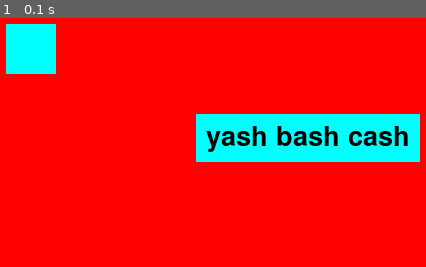
Above: before the commit, frame 1.
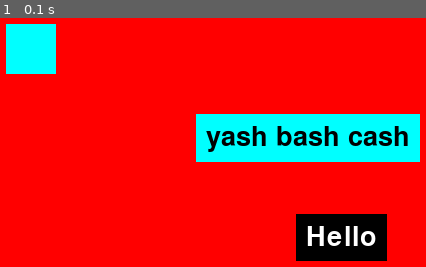
Above: after the commit, the same moment.

Repository: sakethnadiger/A-Level-Group-Project
Game: pygame game, started from pygame_experiment.py
The game is run twice, just before and just after one commit, with the same random seed, the same clock (stepped at 60 frames per second) and the same inputs.
Inputs:
- Up to frame 1 (0.1 s): no input

The runs differ from the first frame. In frame 1, 4.0% of the frame differs, in the area x 69-91%, y 78-98%.

Commit message:
button template and potential function for click checking

Diff:
--- a/pygame_experiment.py
+++ b/pygame_experiment.py
@@ -1,7 +1,7 @@
 import pygame
-import ui_elements
+import ui_elements as ui
 # ui_elements refers to the python file in the same folder. this is basically our own homemade library of classes of ui elements that we have made. see that file for more info.
-
+#BTW I HAVE SHORTENED THE UI LIBRARY NAME TO JUST "UI" - WILL SPEED UP DEVELOPMENT
 
 pygame.init() # creates an object of the pygame class to make our window
 
@@ -15,8 +15,12 @@
 BLUE = (0, 255, 255)
 
 # creating an instance of one of the ui elements i have made. a label is a thing that displays text
-yashtext = ui_elements.Label(BLUE, "yash bash cash", 0)
+yashtext = ui.Label(BLUE, "yash bash cash", 0)
 
+#just testing the button with a dummy variable
+def foo():
+    return
+test = ui.Button((0, 0, 0), "Hello", (255, 255, 255), foo)
 
 # IN PYGAME YOU ALWAYS USE THIS WHILE LOOP STRUCTURE, THIS IS THE CORE SYSTEM OF PYGAME.
 # it is what allows us to constantly check for things like clicks and button presses each frame.
@@ -36,5 +40,6 @@
 
     # drawing the label that we defined earlier
     yashtext.draw(screen, 200, 100)
+    test.draw(screen, 300, 200)
 
     pygame.display.update()
--- a/ui_elements.py
+++ b/ui_elements.py
@@ -18,3 +18,17 @@
         # calculations are made to ensure text is centered and the rectangle fits the text box properly
         pygame.draw.rect(surface, self.colour, (x, y, img.get_width() + 20, img.get_height() + 20))
         surface.blit(img, (x + 10, y + 10))
+
+#Inherited buton from label. Includes a new attribute called function which will run once clicked.
+class Button(Label):
+    def __init__(self, colour, text, text_colour, function):
+        super().__init__(colour, text, text_colour)
+        self.function = function
+
+    def clicked(self):
+        self.function()
+
+# Was about to create a subroutine which would automatically check for click but there is currently no way to access width and height
+# feel free to delete or amend if using a different idea
+def check_click(x, y, width, height):
+    return
